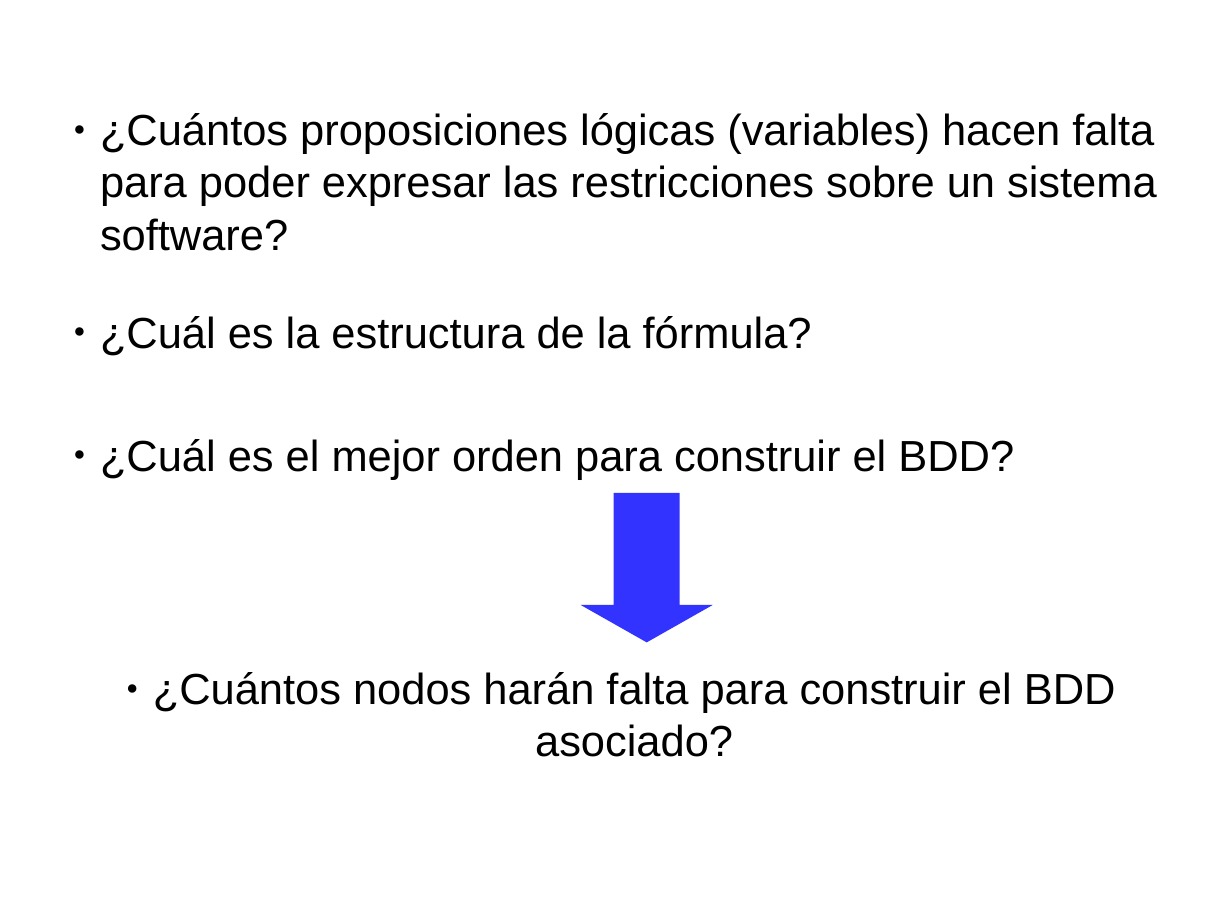
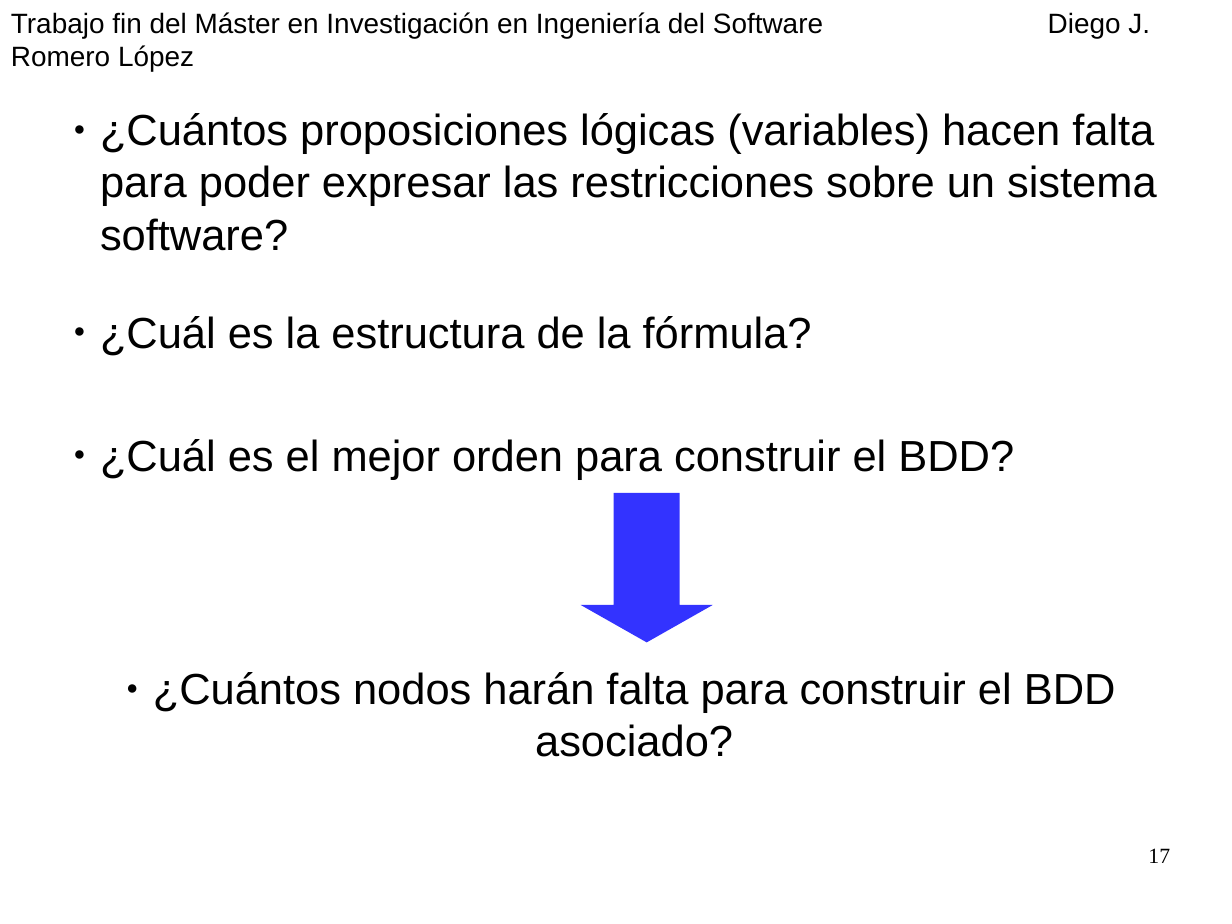
Before and after one commit to diegojromerolopez/djbdd, a slide deck: slide 17 of doc/presentacion.odp (slide 19 before the commit). Drawn at 1232x924 pixels with LibreOffice and Linux fonts; fonts in the diff are those of the drawing. Boxes give left, top, right and bottom in pixels: in the first picture for what was removed or moved away, otherwise in the second. Text is boxed around its words. In the diff, an @@ line names an element or a change of style, - is before the commit and + after.

```diff
--- a/doc/presentacion.odp
+++ b/doc/presentacion.odp
@@ text added at (x1=11, y1=12, x2=1150, y2=38), 18 pt, text #000000 @@
+Trabajo fin del Máster en Investigación en Ingeniería del Software Diego J. Romero López
@@ page number added at (x1=1148, y1=848, x2=1170, y2=863), 14 pt, text #000000 @@
+17
```
Also in this commit, not shown: 20 other slides changed, 4 slides added, 5 slides removed, 3 other files.
